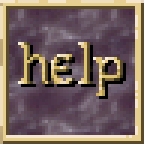
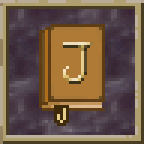
Two versions of the same layered image (144 × 144). Layer-by-layer changes:
added group "Misc" with 2 layers above "Inv" over (30, 24, 114, 126)
added layer "Book" in group "Misc" over (39, 24, 105, 126)
hid group "Help BTN" (2 layers) over (18, 42, 126, 99)
showed "Darker" over (0, 0, 144, 144)
